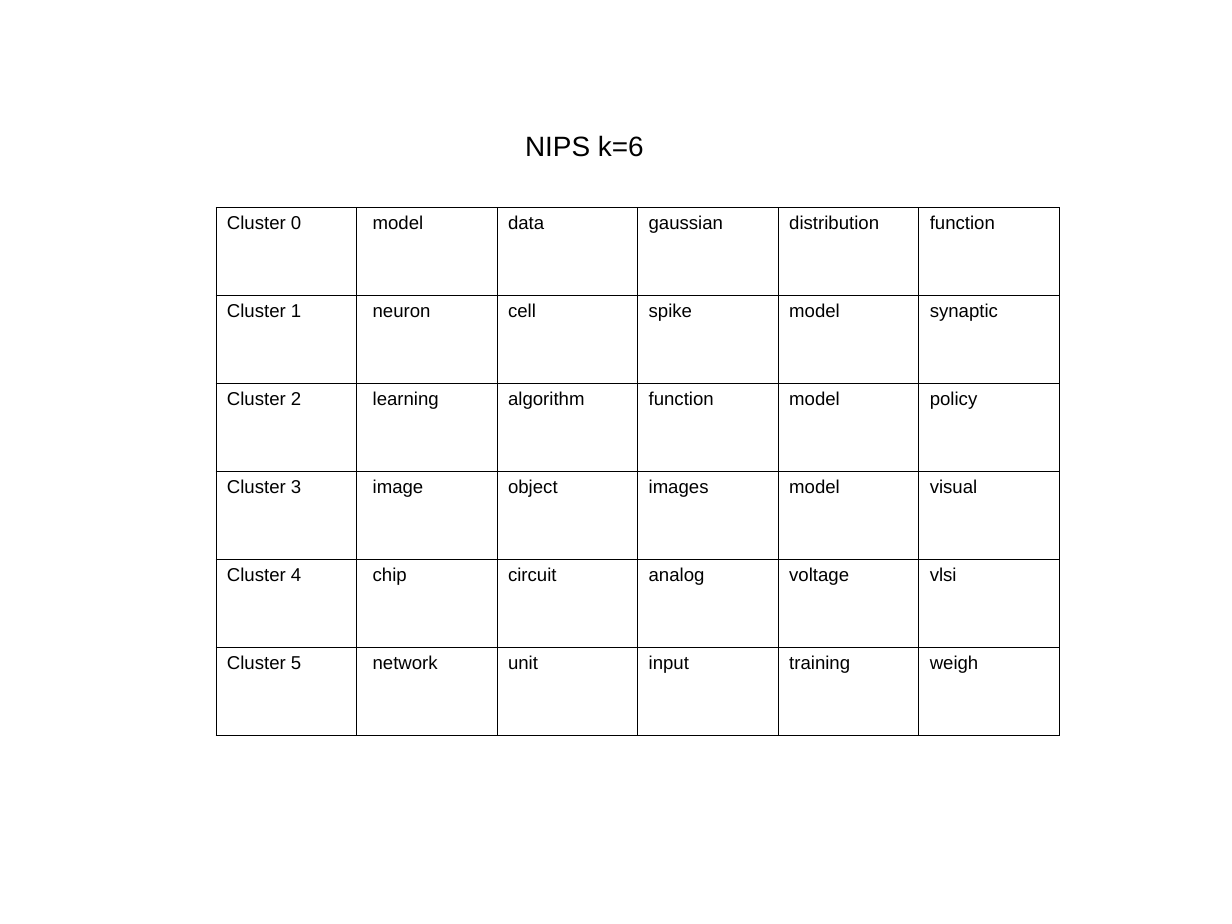
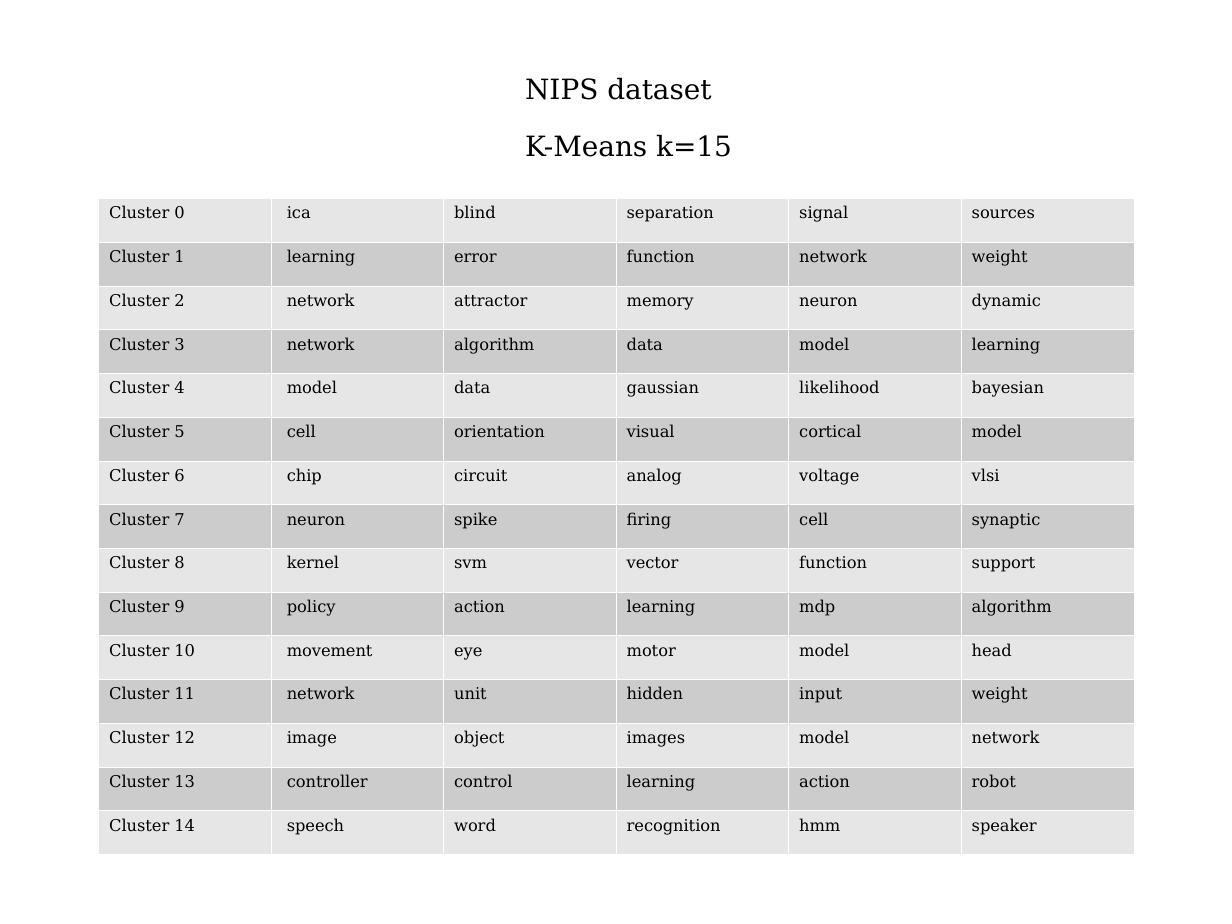
Before and after one commit to vitalv/doc-clustering-topic-modeling, a slide deck: slide 21 of doc-clustering-topic-modeling.odp (slide 19 before the commit). Drawn at 1232x924 pixels with LibreOffice and Linux fonts; fonts in the diff are those of the drawing. Boxes give left, top, right and bottom in pixels: in the first picture for what was removed or moved away, otherwise in the second. Text is boxed around its words. In the diff, an @@ line names an element or a change of style, - is before the commit and + after.

```diff
--- a/doc-clustering-topic-modeling.odp
+++ b/doc-clustering-topic-modeling.odp
@@ text at [525, 77, 711, 100]: text changed; font Arial to DejaVu Serif @@
-NIPS k=6
+NIPS dataset
@@ text added at [525, 134, 732, 157], 18 pt, text #000000 @@
+K-Means k=15
@@ table added at [98, 198, 1133, 854], 15 rows, 6 columns @@
+Cluster 0 | ica | blind | separation | signal | sources
+Cluster 1 | learning | error | function | network | weight
+Cluster 2 | network | attractor | memory | neuron | dynamic
+Cluster 3 | network | algorithm | data | model | learning
+Cluster 4 | model | data | gaussian | likelihood | bayesian
+Cluster 5 | cell | orientation | visual | cortical | model
+Cluster 6 | chip | circuit | analog | voltage | vlsi
+Cluster 7 | neuron | spike | firing | cell | synaptic
+Cluster 8 | kernel | svm | vector | function | support
+Cluster 9 | policy | action | learning | mdp | algorithm
+Cluster 10 | movement | eye | motor | model | head
+Cluster 11 | network | unit | hidden | input | weight
+Cluster 12 | image | object | images | model | network
+Cluster 13 | controller | control | learning | action | robot
+Cluster 14 | speech | word | recognition | hmm | speaker
@@ table removed at [216, 208, 1061, 736], 6 rows, 6 columns @@
-Cluster 0 | model | data | gaussian | distribution | function
-Cluster 1 | neuron | cell | spike | model | synaptic
-Cluster 2 | learning | algorithm | function | model | policy
-Cluster 3 | image | object | images | model | visual
-Cluster 4 | chip | circuit | analog | voltage | vlsi
-Cluster 5 | network | unit | input | training | weigh
```
Also in this commit, not shown: 4 other slides changed, 4 slides added, 1 slide removed, 3 other files.
